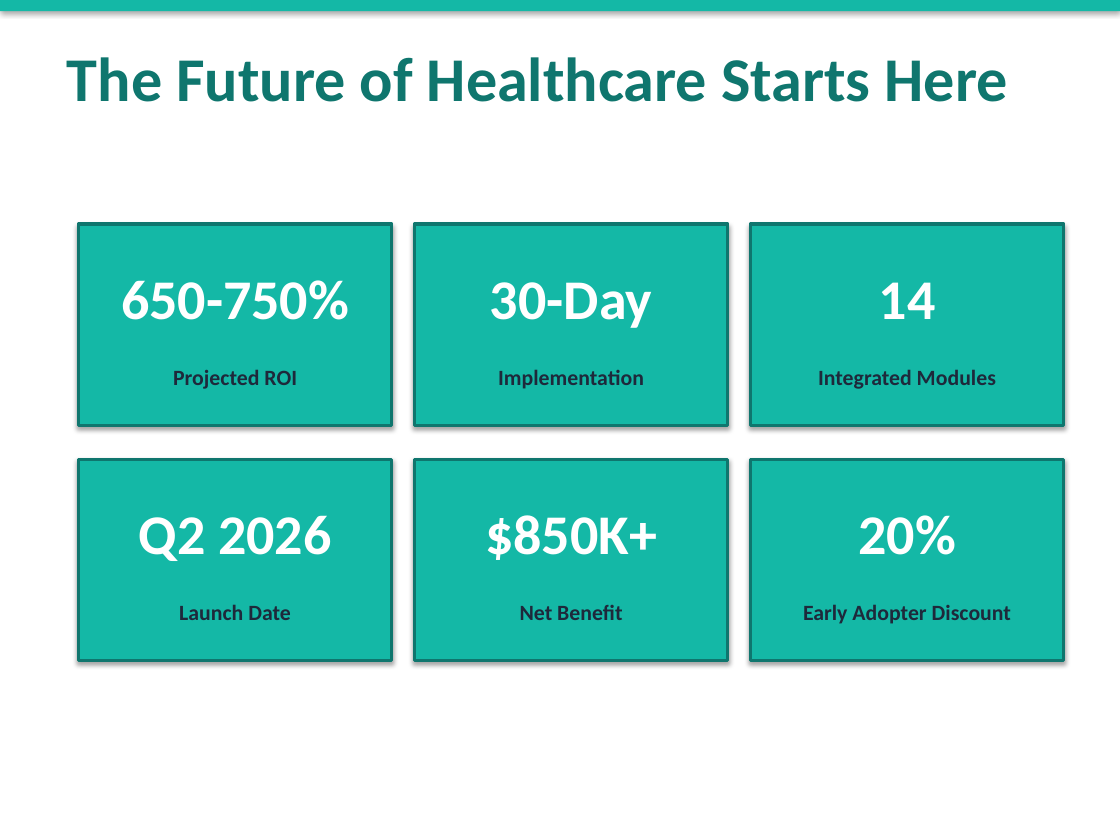
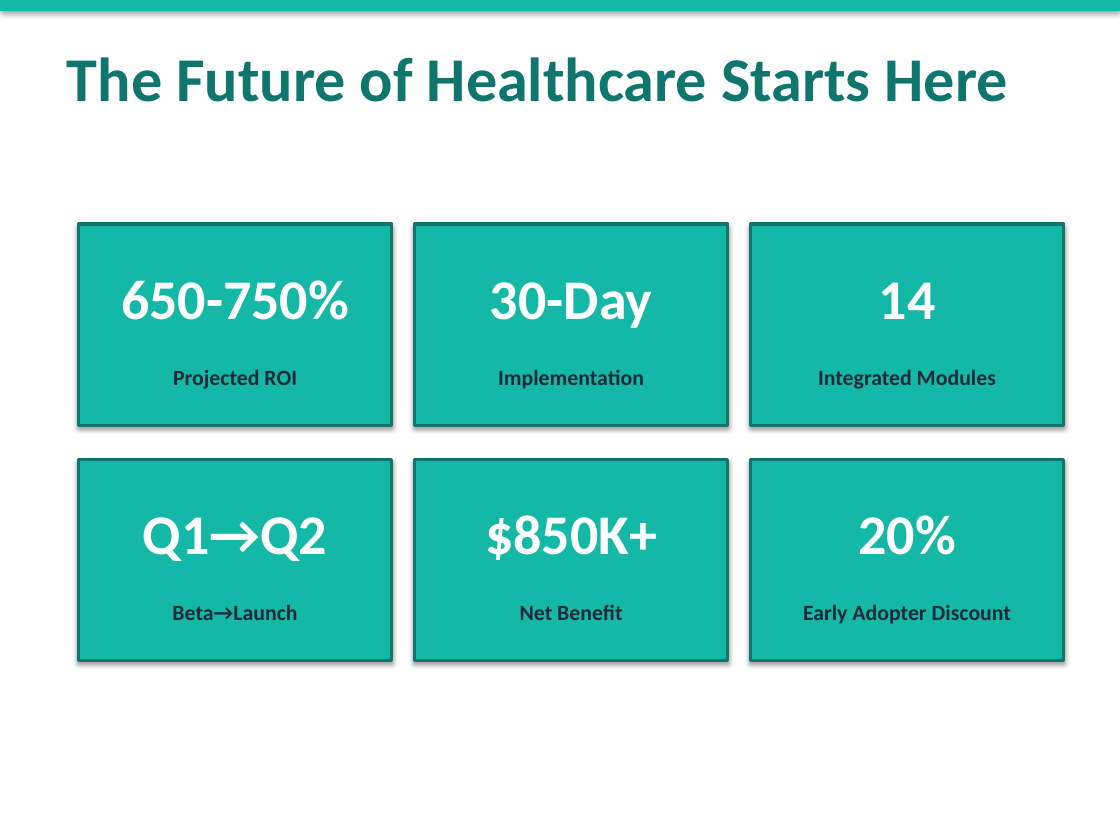
Before and after one commit to rajbizchannels/AureonCare, a slide deck: slide 12 of AureonCare_Executive_Presentation.pptx. Drawn at 1120x840 pixels with LibreOffice and Linux fonts; fonts in the diff are those of the drawing. Boxes give left, top, right and bottom in pixels: in the first picture for what was removed or moved away, otherwise in the second. Text is boxed around its words. In the diff, an @@ line names an element or a change of style, - is before the commit and + after.

```diff
--- a/AureonCare_Executive_Presentation.pptx
+++ b/AureonCare_Executive_Presentation.pptx
@@ text at [143,517,327,561]: text changed @@
-Q2 2026
+Q1→Q2
@@ text at [172,604,297,620]: text changed @@
-Launch Date
+Beta→Launch
```
Also in this commit, not shown: 3 other slides changed, 1 slide added, 1 slide removed, 3 other files.
